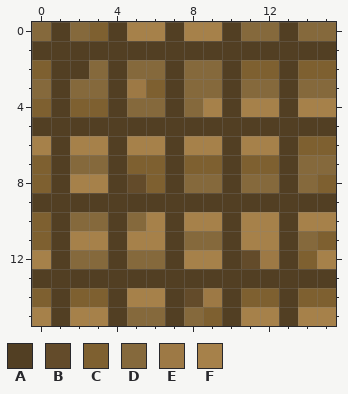
Pixel-art sprite: textures/durapick_resource_wood.png. That is the earlier state.
The file is 16x16 pixels. Colours within 5 levels of each other are drawn and written as one.
Palette (. is transparent): A #523f23  B #634b2a  C #7e6030  D #85693c  E #9d7945  F #a6814a
Once edited:
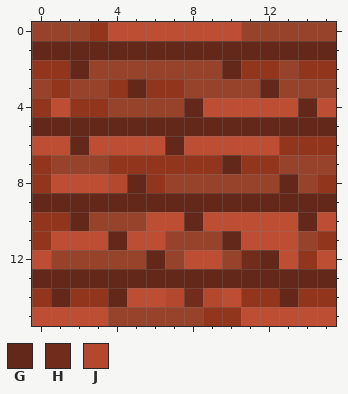
Colours new in this view: G #632819  H #722c1c  J #b3482f
Diff:
colour C: #7e6030 -> #91361d
colour D: #85693c -> #97422b
colour F: #a6814a -> #bd4d33
y 0: x 1 A -> D; x 4 A -> F; x 7 A -> F; x 10 A -> F; x 13 A -> D
y 1: x 0..15 AAAAAAAAAAAAAAAA -> GGGGGGGGGGGGGGGG
y 2: x 1..2 AA -> CG; x 4 A -> D; x 7 A -> D; x 10 A -> G; x 13 A -> D
y 3: x 1 A -> C; x 4..5 AE -> CG; x 7 A -> C; x 10 A -> D; x 12..13 DA -> GD
y 4: x 1 A -> F; x 4 A -> D; x 7..8 AD -> DG; x 10 A -> F; x 13..14 AF -> FG
y 5: x 0..15 AAAAAAAAAAAAAAAA -> GGGGGGGGGGGGGGGG
y 6: x 1..2 AF -> FG; x 4 A -> F; x 7 A -> G; x 10 A -> F; x 13 A -> C
y 7: x 1 A -> D; x 4 A -> C; x 7 A -> C; x 10 A -> G; x 13 A -> D
y 8: x 1 A -> F; x 4..5 AB -> JG; x 7 A -> D; x 10 A -> D; x 13 A -> G
y 9: x 0..15 AAAAAAAAAAAAAAAA -> GGGGGGGGGGGGGGGG
y 10: x 1..2 AD -> CG; x 4 A -> D; x 7..8 AF -> FG; x 10 A -> F; x 13..14 AF -> FG
y 11: x 1 A -> F; x 4 A -> G; x 7 A -> D; x 10 A -> G; x 13 A -> F
y 12: x 1 A -> D; x 4 A -> D; x 6..7 DA -> GD; x 10..13 ABEA -> DHGF
y 13: x 0..15 AAAAAAAAAAAAAAAA -> GGGGGGGGGGGGGGGG
y 14: x 1 A -> G; x 4 A -> G; x 7..10 ABEA -> JHJF; x 13 A -> G
y 15: x 1 A -> F; x 4 A -> D; x 7 A -> D; x 10 A -> C; x 13 A -> F
Pixel boxes of the changes (left, top, right, bottom) in both pictures:
changed: (32, 22, 336, 326)
